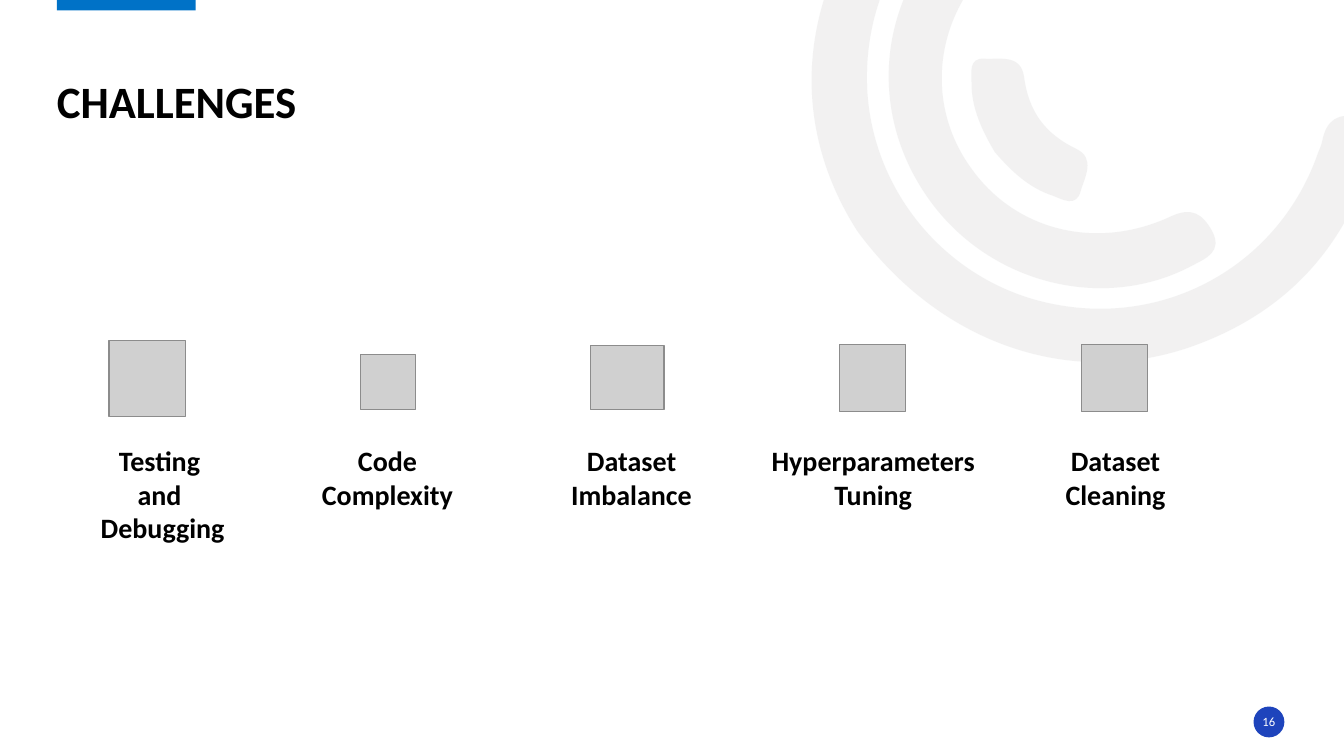
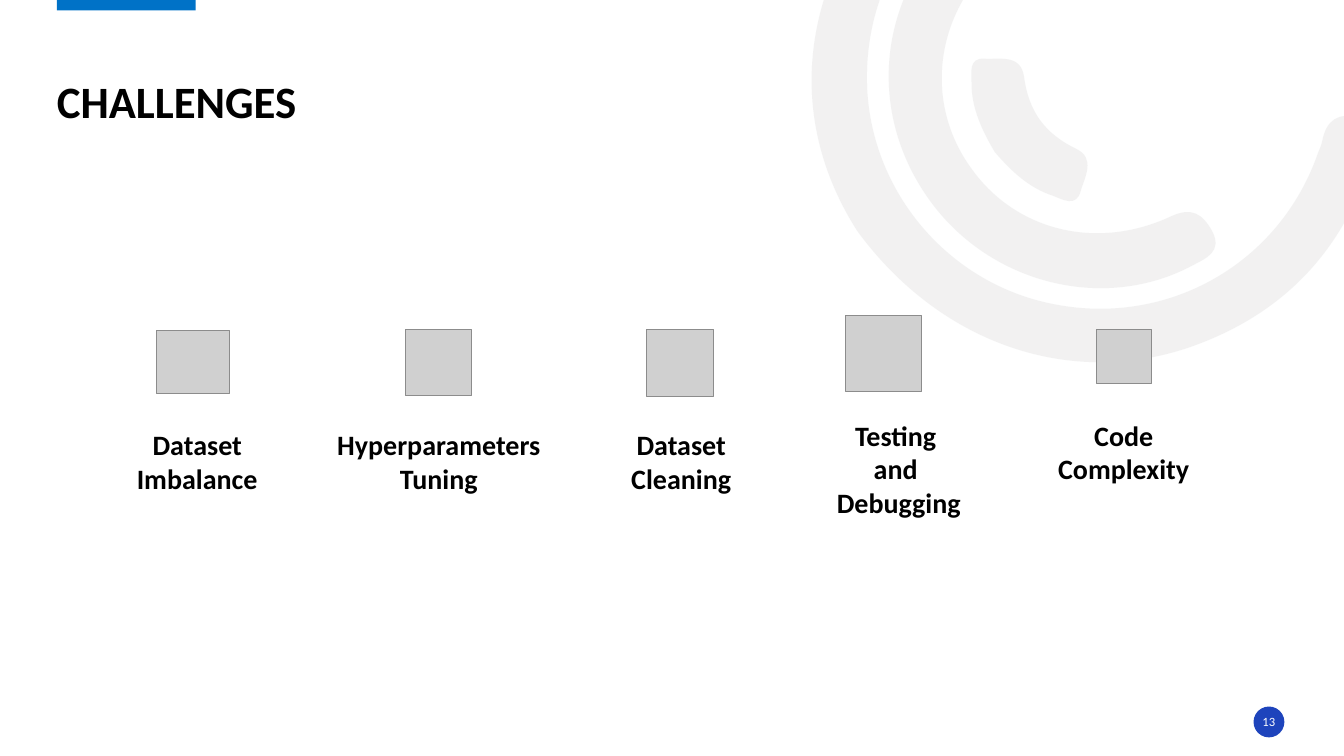
Before and after one commit to Osama-Atwa/Hawkeye, a slide deck: slide 13 of HawkEye.pptx (slide 16 before the commit). Drawn at 1344x756 pixels with LibreOffice and Linux fonts; fonts in the diff are those of the drawing; grey boxes stand for pictures; background and template pictures are left out. Boxes give left, top, right and bottom in pixels: in the first picture for what was removed or moved away, otherwise in the second. Text is boxed around its words. In the diff, an @@ line names an element or a change of style, - is before the commit and + after.

```diff
--- a/HawkEye.pptx
+++ b/HawkEye.pptx
@@ 2 pictures, 2 texts: place and size @@
-2 pictures, 2 texts at (101,341,453,543)
+2 pictures, 2 texts at (837,316,1189,518)
@@ 3 pictures, 3 texts: place and size @@
-3 pictures, 3 texts at (571,345,1166,510)
+3 pictures, 3 texts at (137,330,731,494)
@@ page number at (1262,718,1275,726): text changed @@
-16
+13
```
Also in this commit, not shown: 3 other slides changed, 1 slide added, 4 slides removed, 3 other files.
